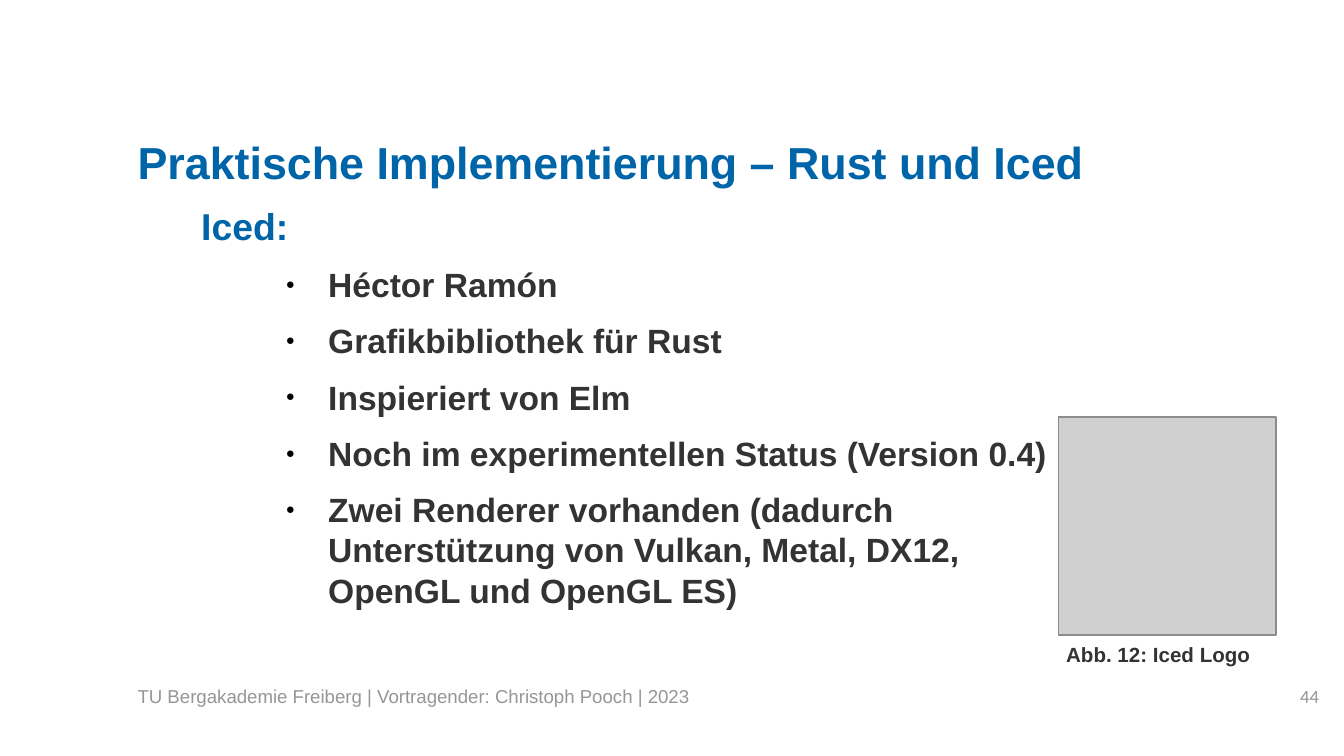
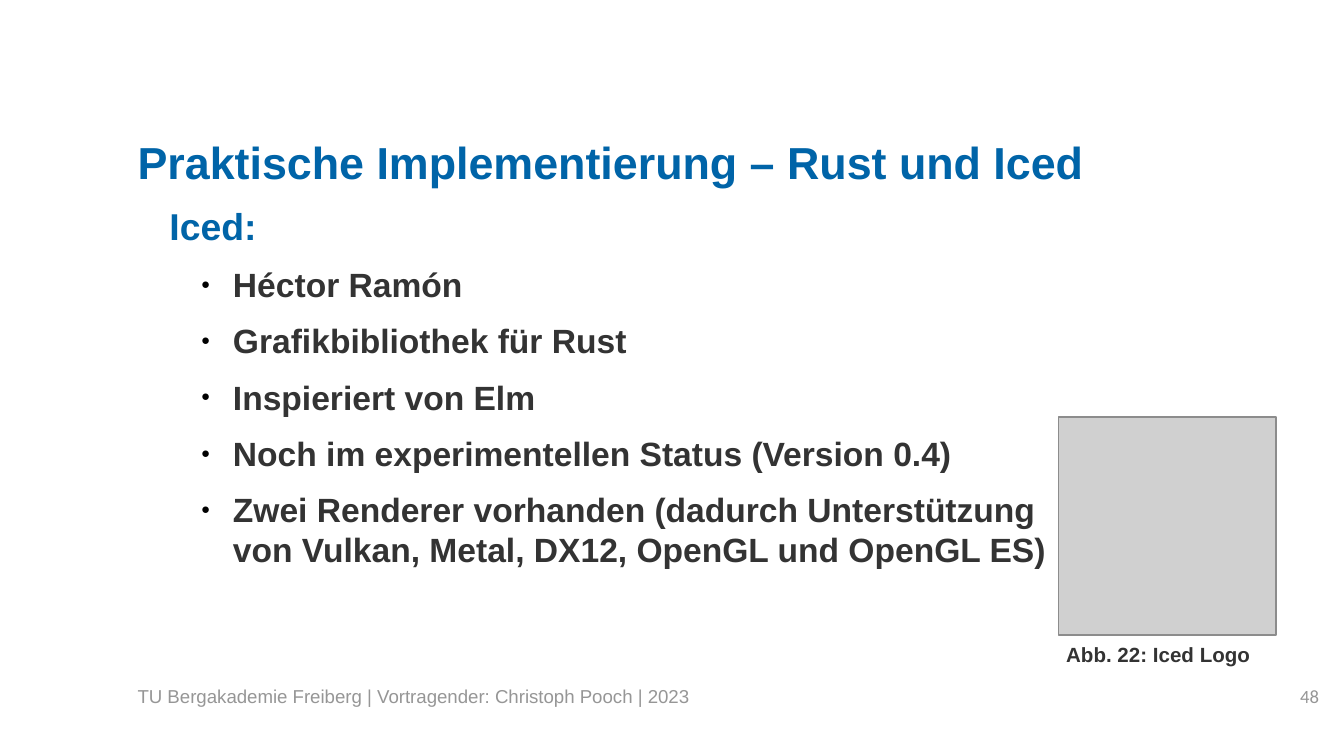
Before and after one commit to LordofUndeads/Bachelorarbeit, a slide deck: slide 48 of Verteidigung/BA_Verteidigung.odp (slide 44 before the commit). Drawn at 1344x756 pixels with LibreOffice and Linux fonts; fonts in the diff are those of the drawing; grey boxes stand for pictures; background and template pictures are left out. Boxes give left, top, right and bottom in pixels: in the first picture for what was removed or moved away, otherwise in the second. Text is boxed around its words. In the diff, an @@ line names an element or a change of style, - is before the commit and + after.

```diff
--- a/Verteidigung/BA_Verteidigung.odp
+++ b/Verteidigung/BA_Verteidigung.odp
@@ text "Iced:" at [169, 213, 1046, 568]: indent changed @@
@@ text at [1066, 647, 1250, 667]: text changed @@
-Abb. 12: Iced Logo
+Abb. 22: Iced Logo
@@ page number at [1300, 690, 1319, 703]: text changed @@
-44
+48
```
Also in this commit, not shown: 30 other slides changed, 22 slides added, 3 other files.
